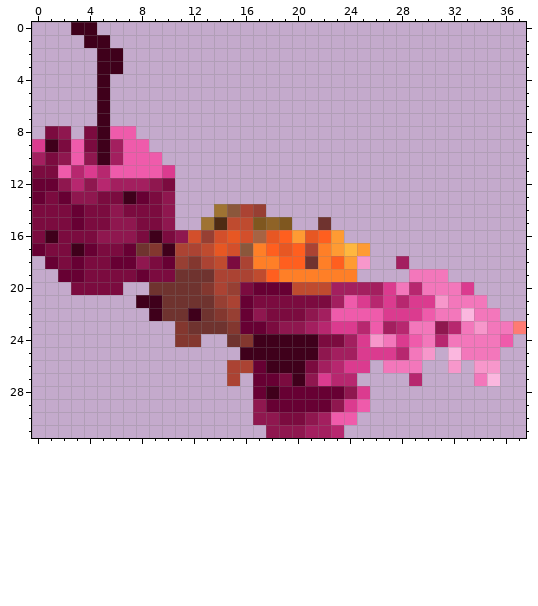
Pixel-art sprite: objects/africa/fidwell.scenery_small.tnt3/images/0.png. The first picture shows the starting point.
The file is 38x32 pixels.
New version:
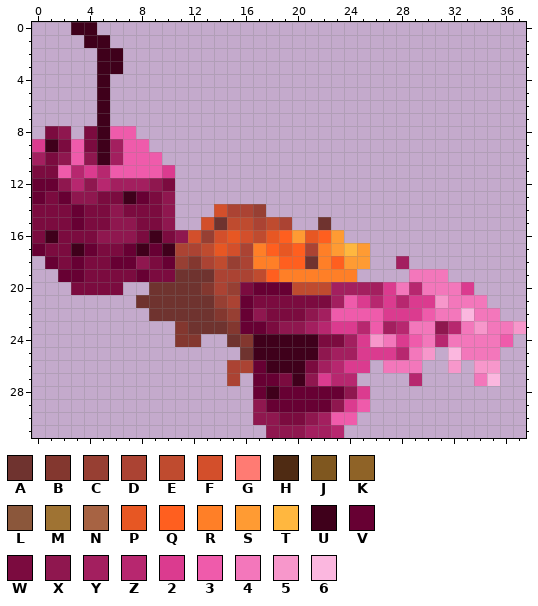
Palette (. is transparent): A #6f332f  B #83372f  C #973f33  D #ab4333  E #bf4b2f  F #d34f2b  G #ff7b73  H #4f2b13  J #7f571f  K #8f6327  L #8b573b  M #9f7333  N #a76343  P #e75723  Q #ff5f1f  R #ff7f27  S #ff9b33  T #ffb73f  U #3f001b  V #670033  W #7b0b3f  X #8f174f  Y #a31f5f  Z #b7276f  2 #db3b8f  3 #ef5bab  4 #f377bb  5 #f797cb  6 #fbb7df
Difference:
Changed rows in their new state; - is an unchanged pixel.
first column x 8:
14 ------FD----------------------
15 -----FA--DED------------------
16 ---------E--------------------
17 UV------D---------------------
18 -------C---------S------------
21 AA----------------------------
22 -A--A-------------------------
23 -----------------------------5
25 --------A---------------------
